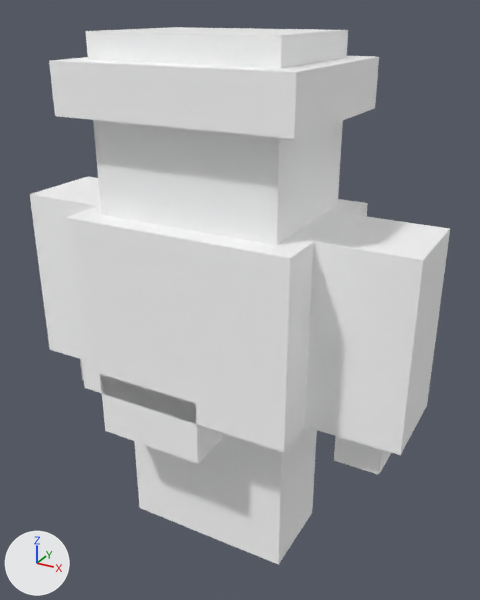
The glTF model models/creatures/tree_monster/model.gltf as it was, and as the next commit left it.
Camera for both pictures: a 50 mm camera at (0.86, -1.467, 1.486) aimed at (-0.007, 0.11, 0.698). The axes (+X, +Y, +Z) are drawn at lower left. The lights are the same throughout. The picture after the commit comes second. Vertices at exactly the same position are counted once.
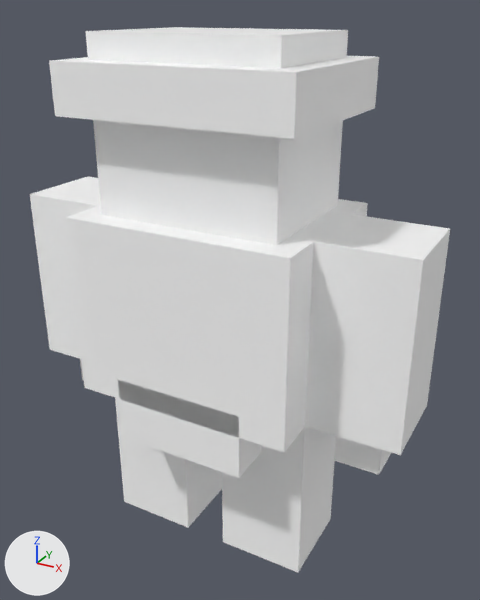
What differs and where, as boxes (x1, y1, x2, y2) in the pictures (480 x 600 px; the box of a moved part takes in the faces that stretch with it):
'mesh', reshaped: before (30, 27, 450, 565); after (30, 27, 450, 572)
part 1 of me_mesh_0, added: after (118, 380, 261, 478)
part 2 of me_mesh_0, moved or reshaped: before (100, 374, 317, 565); after (115, 398, 336, 572)

The edits, one by one:
me_mesh_0 has 92 vertices, 144 faces and spans x -0.562..0.562, y -0.25..0.5, z 0.0..1.438.
me_mesh_0 is used by ob_mesh; location (0.0, 0.0, 0.0).
me_mesh_0 no longer uses material mat_leg (white #ffffff).
me_mesh_0 part 1: a new loose piece, a box spanning x -0.188..0.188, y -0.25..0.25, z 0.375..0.562, in mat_body (white #ffffff).
Part 2, on me_mesh_0:
20 vertices are removed from x -0.25..0.25, y -0.25..0.25, z 0.0..0.562.
36 faces are deleted.
12 vertices are added at x -0.312..0.312, y -0.125..0.125, z 0.0..0.5.
24 new faces join them.
me_mesh_0 no longer uses material mat_face (white #ffffff).
